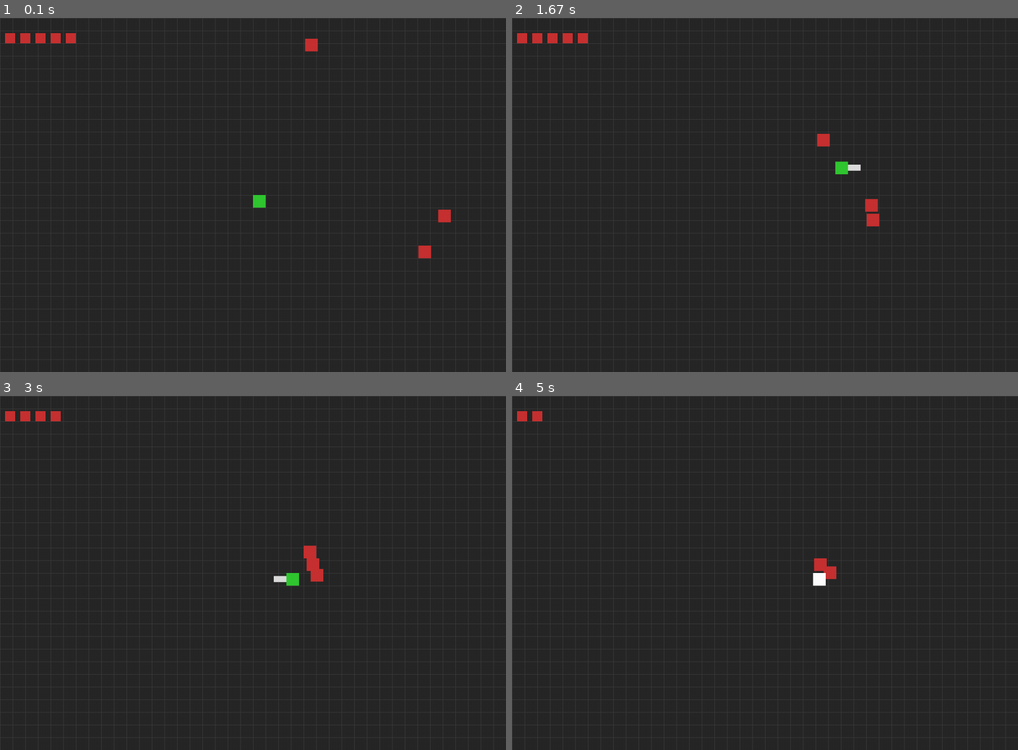
Above: before the commit, frames 1-4 (two rows, left to right).
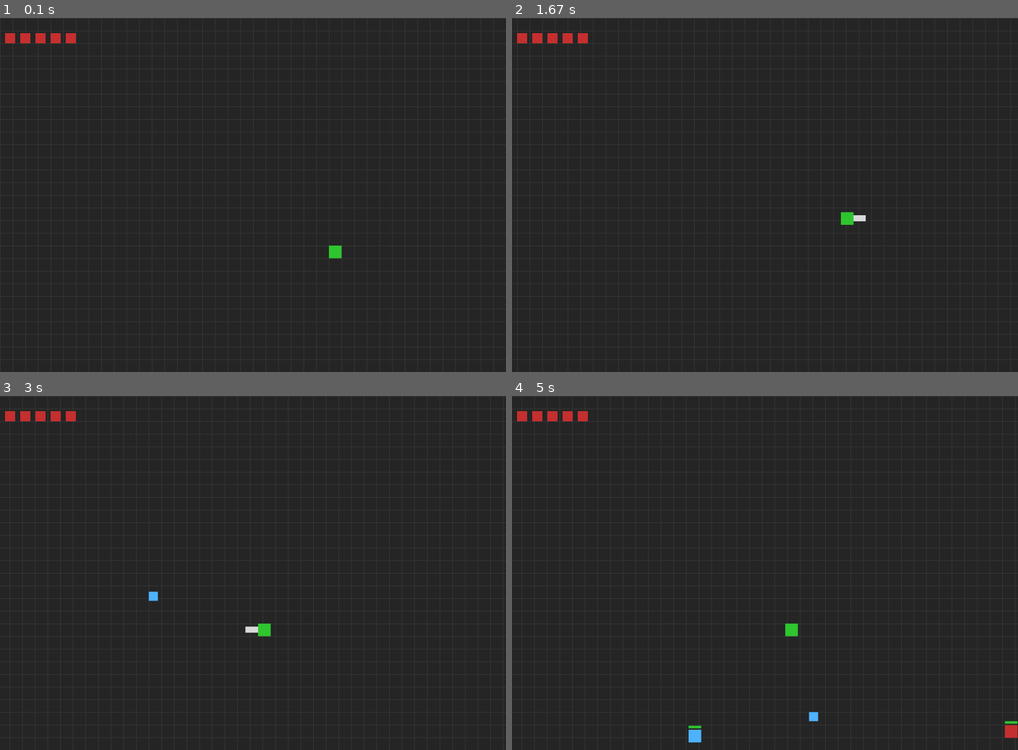
Above: after the commit, the same moments.

Repository: Hoseo20260180/my-first-game
Game: pygame game, started from Changedsnake.py
Two runs of this game, one before a commit and one after it. Both use one fixed random seed, a clock stepped at 60 frames per second and the inputs below.
Inputs:
- Up to frame 1 (0.1 s): no input
- Up to frame 2 (1.67 s): tap Space at 0.33, 0.73, 1.03, 1.23, 1.57 s; hold D 0.67-1.13 s; hold W 1.17-1.47 s; hold D from 1.5 s (still down)
- Up to frame 3 (3 s): tap Space at 1.87, 2.07, 2.37, 2.63, 2.97 s; release D at 1.97 s; hold A 2-2.53 s; hold S 2.57-2.87 s; hold A from 2.9 s (still down)
- Up to frame 4 (5 s): tap Space at 3.27, 3.4, 3.8, 4.1, 4.47, 4.87 s; release A at 3.3 s; hold W 3.33-3.7 s; hold D 3.73-4.37 s; hold S 4.4-4.77 s; hold A from 4.8 s (still down)

The runs differ from the first frame. In frame 1, 0.5% of the frame differs, in the area x 50-90%, y 5-68%; in frame 2, 0.6%; in frame 3, 0.7%; in frame 4, 0.8%, in the area x 7-100%, y 4-98%.

Commit message:
2026_05_26_Save

Diff:
--- a/Changedsnake.py
+++ b/Changedsnake.py
@@ -6,35 +6,42 @@
 
 # ------------------ 설정 ------------------
 WIDTH, HEIGHT = 1000, 700
+MAP_WIDTH, MAP_HEIGHT = 3000, 3000
 CELL = 25
 
 FPS = 60
 SPEED = 220
 ENEMY_SPEED = 120
-ENEMY_COUNT = 3
+ENEMY_COUNT = 2
 
 PROJECTILE_SPEED = 400
 PROJECTILE_SIZE = 18
 PROJECTILE_DAMAGE = 5
-PROJECTILE_COOLDOWN = 2000  # ms
+PROJECTILE_COOLDOWN = 2000
 
 WHITE = (255, 255, 255)
-BLACK = (0, 0, 0)
 GREEN = (50, 200, 50)
 GRAY = (40, 40, 40)
 SWORD = (220, 220, 220)
 RED = (200, 50, 50)
 YELLOW = (255, 220, 0)
 BLUE = (80, 180, 255)
+PURPLE = (180, 80, 255)
 
 screen = pygame.display.set_mode((WIDTH, HEIGHT))
-pygame.display.set_caption("Zelda Final")
+pygame.display.set_caption("Zelda Field Final")
 
 clock = pygame.time.Clock()
 
+# ------------------ 카메라 ------------------
+camera_x = 0
+camera_y = 0
+DEADZONE_W = 300
+DEADZONE_H = 200
+
 # ------------------ 플레이어 ------------------
-player_x = WIDTH // 2
-player_y = HEIGHT // 2
+player_x = MAP_WIDTH // 2
+player_y = MAP_HEIGHT // 2
 direction = (0, -1)
 
 player_hp = 5
@@ -51,26 +58,56 @@
 cooldown_timer = 0
 cooldown = 250
 
+hit_enemies = set()
+
 # ------------------ 검기 ------------------
 projectiles = []
 projectile_cooldown_timer = 0
 
 # ------------------ 적 ------------------
 enemies = []
+
 for _ in range(ENEMY_COUNT):
     enemies.append({
-        "x": random.randrange(0, WIDTH - CELL),
-        "y": random.randrange(0, HEIGHT - CELL),
+        "type": "normal",
+        "x": random.randrange(0, MAP_WIDTH - CELL),
+        "y": random.randrange(0, MAP_HEIGHT - CELL),
         "hp": 3,
+        "max_hp": 3,
         "hit": 0
     })
 
+enemies.append({
+    "type": "elite",
+    "x": random.randrange(0, MAP_WIDTH - CELL),
+    "y": random.randrange(0, MAP_HEIGHT - CELL),
+    "hp": 6,
+    "max_hp": 6,
+    "hit": 0,
+    "state": "chase",
+    "charge_timer": 0,
+    "dash_timer": 0,
+    "dx": 0,
+    "dy": 0
+})
+
+# ------------------ 상태 ------------------
+game_clear = False
+
+# 히트스톱
+hitstop_timer = 0
+HITSTOP_TIME = 80
+
 # ------------------ 함수 ------------------
 def draw_grid():
-    for x in range(0, WIDTH, CELL):
-        pygame.draw.line(screen, (60, 60, 60), (x, 0), (x, HEIGHT))
-    for y in range(0, HEIGHT, CELL):
-        pygame.draw.line(screen, (60, 60, 60), (0, y), (WIDTH, y))
+    for x in range(0, MAP_WIDTH, CELL):
+        pygame.draw.line(screen, (60, 60, 60),
+            (x - camera_x, 0 - camera_y),
+            (x - camera_x, MAP_HEIGHT - camera_y))
+    for y in range(0, MAP_HEIGHT, CELL):
+        pygame.draw.line(screen, (60, 60, 60),
+            (0 - camera_x, y - camera_y),
+            (MAP_WIDTH - camera_x, y - camera_y))
 
 def clamp(val, minv, maxv):
     return max(minv, min(val, maxv))
@@ -78,6 +115,11 @@
 # ------------------ 메인 루프 ------------------
 while True:
     dt = clock.tick(FPS) / 1000
+
+    # 히트스톱
+    if hitstop_timer > 0:
+        hitstop_timer -= dt * 1000
+        dt = 0
 
     # 이벤트
     for e in pygame.event.get():
@@ -85,20 +127,17 @@
             pygame.quit()
             sys.exit()
 
-        if e.type == pygame.KEYDOWN:
+        if e.type == pygame.KEYDOWN and not game_clear:
             if e.key == pygame.K_SPACE:
                 if attack_timer <= 0 and cooldown_timer <= 0:
                     attack_timer = attack_duration
                     attack_dir = direction
                     cooldown_timer = cooldown
-
-                    # 🔥 검기 생성 위치 수정
+                    hit_enemies.clear()
+
                     if player_hp == MAX_HP and projectile_cooldown_timer <= 0:
-                        spawn_x = player_x + attack_dir[0] * CELL
-                        spawn_y = player_y + attack_dir[1] * CELL
-
-                        spawn_x += CELL // 2 - PROJECTILE_SIZE // 2
-                        spawn_y += CELL // 2 - PROJECTILE_SIZE // 2
+                        spawn_x = player_x + attack_dir[0] * CELL + (CELL - PROJECTILE_SIZE) / 2
+                        spawn_y = player_y + attack_dir[1] * CELL + (CELL - PROJECTILE_SIZE) / 2
 
                         projectiles.append({
                             "x": spawn_x,
@@ -113,93 +152,109 @@
     keys = pygame.key.get_pressed()
     dx, dy = 0, 0
 
-    if keys[pygame.K_w]:
-        dx, dy = 0, -1
-    elif keys[pygame.K_s]:
-        dx, dy = 0, 1
-    elif keys[pygame.K_a]:
-        dx, dy = -1, 0
-    elif keys[pygame.K_d]:
-        dx, dy = 1, 0
-
-    if dx != 0 or dy != 0:
-        direction = (dx, dy)
-
-    player_x += dx * SPEED * dt
-    player_y += dy * SPEED * dt
-
-    player_x = clamp(player_x, 0, WIDTH - CELL)
-    player_y = clamp(player_y, 0, HEIGHT - CELL)
-
-    player_rect = pygame.Rect(player_x, player_y, CELL, CELL)
+    if not game_clear:
+        if keys[pygame.K_w]:
+            dx, dy = 0, -1
+        elif keys[pygame.K_s]:
+            dx, dy = 0, 1
+        elif keys[pygame.K_a]:
+            dx, dy = -1, 0
+        elif keys[pygame.K_d]:
+            dx, dy = 1, 0
+
+        if dx != 0 or dy != 0:
+            direction = (dx, dy)
+
+        player_x += dx * SPEED * dt
+        player_y += dy * SPEED * dt
+
+    player_x = clamp(player_x, 0, MAP_WIDTH - CELL)
+    player_y = clamp(player_y, 0, MAP_HEIGHT - CELL)
+
+    player_rect = pygame.Rect(int(player_x), int(player_y), CELL, CELL)
+
+    # 🎯 소프트 카메라
+    player_screen_x = player_x - camera_x
+    player_screen_y = player_y - camera_y
+
+    left = WIDTH // 2 - DEADZONE_W // 2
+    right = WIDTH // 2 + DEADZONE_W // 2
+    top = HEIGHT // 2 - DEADZONE_H // 2
+    bottom = HEIGHT // 2 + DEADZONE_H // 2
+
+    if player_screen_x < left:
+        camera_x -= (left - player_screen_x)
+    elif player_screen_x > right:
+        camera_x += (player_screen_x - right)
+
+    if player_screen_y < top:
+        camera_y -= (top - player_screen_y)
+    elif player_screen_y > bottom:
+        camera_y += (player_screen_y - bottom)
+
+    camera_x = clamp(camera_x, 0, MAP_WIDTH - WIDTH)
+    camera_y = clamp(camera_y, 0, MAP_HEIGHT - HEIGHT)
 
     # ------------------ 적 AI ------------------
     for enemy in enemies:
         diff_x = player_x - enemy["x"]
         diff_y = player_y - enemy["y"]
-
-        if abs(diff_x) > abs(diff_y):
-            move_x = 1 if diff_x > 0 else -1
-            move_y = 0
-        else:
-            move_x = 0
-            move_y = 1 if diff_y > 0 else -1
-
-        enemy["x"] += move_x * ENEMY_SPEED * dt
-        enemy["y"] += move_y * ENEMY_SPEED * dt
-
-    # ------------------ 🔥 적끼리 충돌 방지 ------------------
-    for i in range(len(enemies)):
-        for j in range(i + 1, len(enemies)):
-            e1 = enemies[i]
-            e2 = enemies[j]
-
-            dx = e1["x"] - e2["x"]
-            dy = e1["y"] - e2["y"]
-
-            dist_sq = dx * dx + dy * dy
-            min_dist = CELL
-
-            if dist_sq < min_dist * min_dist and dist_sq != 0:
-                dist = dist_sq ** 0.5
-
-                overlap = (min_dist - dist) / 2
-                nx = dx / dist
-                ny = dy / dist
-
-                e1["x"] += nx * overlap
-                e1["y"] += ny * overlap
-                e2["x"] -= nx * overlap
-                e2["y"] -= ny * overlap
-
-    # ------------------ 검기 이동 ------------------
+        dist = (diff_x**2 + diff_y**2) ** 0.5
+
+        if enemy["type"] == "normal":
+            if dist != 0:
+                enemy["x"] += (diff_x / dist) * ENEMY_SPEED * dt
+                enemy["y"] += (diff_y / dist) * ENEMY_SPEED * dt
+
+        elif enemy["type"] == "elite":
+            if enemy["state"] == "chase":
+                if dist != 0:
+                    enemy["x"] += (diff_x / dist) * ENEMY_SPEED * dt
+                    enemy["y"] += (diff_y / dist) * ENEMY_SPEED * dt
+
+                enemy["charge_timer"] += dt * 1000
+                if enemy["charge_timer"] > 1500:
+                    enemy["state"] = "charge"
+                    enemy["charge_timer"] = 400
+                    if dist != 0:
+                        enemy["dx"] = diff_x / dist
+                        enemy["dy"] = diff_y / dist
+
+            elif enemy["state"] == "charge":
+                enemy["charge_timer"] -= dt * 1000
+                if enemy["charge_timer"] <= 0:
+                    enemy["state"] = "dash"
+                    enemy["dash_timer"] = 300
+
+            elif enemy["state"] == "dash":
+                enemy["x"] += enemy["dx"] * 400 * dt
+                enemy["y"] += enemy["dy"] * 400 * dt
+                enemy["dash_timer"] -= dt * 1000
+
+                if enemy["dash_timer"] <= 0:
+                    enemy["state"] = "chase"
+
+        enemy["x"] = clamp(enemy["x"], 0, MAP_WIDTH - CELL)
+        enemy["y"] = clamp(enemy["y"], 0, MAP_HEIGHT - CELL)
+
+    # ------------------ 검기 ------------------
     for proj in projectiles:
         proj["x"] += proj["dx"] * PROJECTILE_SPEED * dt
         proj["y"] += proj["dy"] * PROJECTILE_SPEED * dt
 
-    projectiles = [
-        p for p in projectiles
-        if 0 <= p["x"] <= WIDTH and 0 <= p["y"] <= HEIGHT
-    ]
+    projectiles = [p for p in projectiles if 0 <= p["x"] <= MAP_WIDTH and 0 <= p["y"] <= MAP_HEIGHT]
 
     # ------------------ 타이머 ------------------
-    if attack_timer > 0:
-        attack_timer -= dt * 1000
-
-    if cooldown_timer > 0:
-        cooldown_timer -= dt * 1000
-
-    if invincible_timer > 0:
-        invincible_timer -= dt * 1000
-
-    if projectile_cooldown_timer > 0:
-        projectile_cooldown_timer -= dt * 1000
-
-    # ------------------ 공격 범위 ------------------
+    attack_timer -= dt * 1000 if attack_timer > 0 else 0
+    cooldown_timer -= dt * 1000 if cooldown_timer > 0 else 0
+    invincible_timer -= dt * 1000 if invincible_timer > 0 else 0
+    projectile_cooldown_timer -= dt * 1000 if projectile_cooldown_timer > 0 else 0
+
+    # ------------------ 공격 ------------------
     attack_rect = None
     if attack_timer > 0:
-        ax = player_x + attack_dir[0] * CELL
-        ay = player_y + attack_dir[1] * CELL
+        ax = int(player_x + attack_dir[0] * CELL)
+        ay = int(player_y + attack_dir[1] * CELL)
 
         if attack_dir[1] != 0:
             attack_rect = pygame.Rect(ax + CELL // 4, ay, CELL // 2, CELL)
@@ -207,74 +262,82 @@
             attack_rect = pygame.Rect(ax, ay + CELL // 4, CELL, CELL // 2)
 
     # ------------------ 충돌 ------------------
-    for enemy in enemies[:]:
-        enemy_rect = pygame.Rect(enemy["x"], enemy["y"], CELL, CELL)
-
-        # 근접 공격
+    for enemy in enemies:
+        enemy_rect = pygame.Rect(int(enemy["x"]), int(enemy["y"]), CELL, CELL)
+
         if attack_rect and attack_rect.colliderect(enemy_rect):
-            enemy["hp"] -= 1
-            enemy["hit"] = 100
-            enemy["x"] += attack_dir[0] * 40
-            enemy["y"] += attack_dir[1] * 40
-
-        # 검기 공격
+            if id(enemy) not in hit_enemies:
+                enemy["hp"] -= 1
+                enemy["hit"] = 100
+                hit_enemies.add(id(enemy))
+                hitstop_timer = HITSTOP_TIME
+
         for proj in projectiles[:]:
-            proj_rect = pygame.Rect(proj["x"], proj["y"], PROJECTILE_SIZE, PROJECTILE_SIZE)
+            proj_rect = pygame.Rect(int(proj["x"]), int(proj["y"]), PROJECTILE_SIZE, PROJECTILE_SIZE)
             if proj_rect.colliderect(enemy_rect):
                 enemy["hp"] -= PROJECTILE_DAMAGE
                 enemy["hit"] = 100
-                enemy["x"] += proj["dx"] * 80
-                enemy["y"] += proj["dy"] * 80
                 projectiles.remove(proj)
-
-        # 플레이어 피격
+                hitstop_timer = HITSTOP_TIME
+
         if player_rect.colliderect(enemy_rect):
             if invincible_timer <= 0:
-                player_hp -= 1
+                damage = 2 if enemy["type"] == "elite" and enemy.get("state") == "dash" else 1
+                player_hp -= damage
                 invincible_timer = invincible_time
-
-        if enemy["hp"] <= 0:
-            enemies.remove(enemy)
+                hitstop_timer = HITSTOP_TIME
+
+    enemies = [e for e in enemies if e["hp"] > 0]
+
+    if not enemies and not game_clear:
+        game_clear = True
 
     # ------------------ 그리기 ------------------
     screen.fill(GRAY)
     draw_grid()
 
-    # 적
     for enemy in enemies:
-        color = YELLOW if enemy["hit"] > 0 else RED
-        pygame.draw.rect(screen, color, (enemy["x"], enemy["y"], CELL, CELL))
+        color = PURPLE if enemy["type"] == "elite" and enemy["state"] == "dash" else (
+            BLUE if enemy["type"] == "elite" else (YELLOW if enemy["hit"] > 0 else RED))
+
+        pygame.draw.rect(screen, color,
+            (int(enemy["x"] - camera_x), int(enemy["y"] - camera_y), CELL, CELL))
 
         if enemy["hit"] > 0:
             enemy["hit"] -= dt * 1000
 
-    # 검기
+        hp_ratio = enemy["hp"] / enemy["max_hp"]
+        pygame.draw.rect(screen, (60, 60, 60),
+            (int(enemy["x"] - camera_x), int(enemy["y"] - camera_y - 8), CELL, 5))
+        pygame.draw.rect(screen, GREEN,
+            (int(enemy["x"] - camera_x), int(enemy["y"] - camera_y - 8), int(CELL * hp_ratio), 5))
+
     for proj in projectiles:
         pygame.draw.rect(screen, BLUE,
-                         (int(proj["x"]), int(proj["y"]), PROJECTILE_SIZE, PROJECTILE_SIZE))
-
-    # 공격
+            (int(proj["x"] - camera_x), int(proj["y"] - camera_y), PROJECTILE_SIZE, PROJECTILE_SIZE))
+
     if attack_rect:
-        pygame.draw.rect(screen, SWORD, attack_rect)
-
-    # 플레이어
-    color = WHITE if invincible_timer > 0 and int(invincible_timer / 100) % 2 == 0 else GREEN
-    pygame.draw.rect(screen, color, (player_x, player_y, CELL, CELL))
-
-    # 체력
+        pygame.draw.rect(screen, SWORD,
+            (attack_rect.x - camera_x, attack_rect.y - camera_y,
+             attack_rect.width, attack_rect.height))
+
+    color = GREEN
+    if invincible_timer > 0 and int(invincible_timer / 100) % 2 == 0:
+        color = WHITE
+
+    pygame.draw.rect(screen, color,
+        (int(player_x - camera_x), int(player_y - camera_y), CELL, CELL))
+
     for i in range(player_hp):
         pygame.draw.rect(screen, RED, (10 + i * 30, 30, 20, 20))
 
-    # ALL CLEAR
-    if len(enemies) == 0:
+    if game_clear:
         font = pygame.font.SysFont(None, 80)
         text = font.render("ALL CLEAR!", True, WHITE)
         screen.blit(text, (WIDTH // 2 - 180, HEIGHT // 2 - 40))
 
     pygame.display.flip()
 
-    # 게임 오버
     if player_hp <= 0:
-        print("GAME OVER")
         pygame.quit()
         sys.exit()
